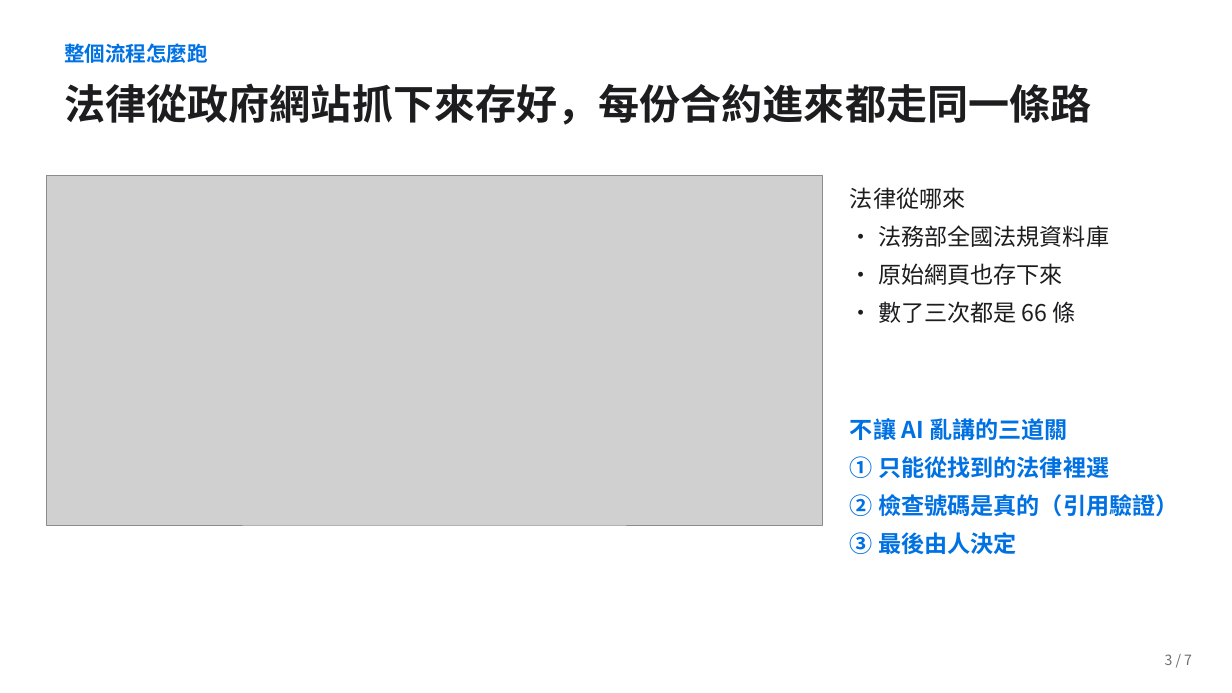
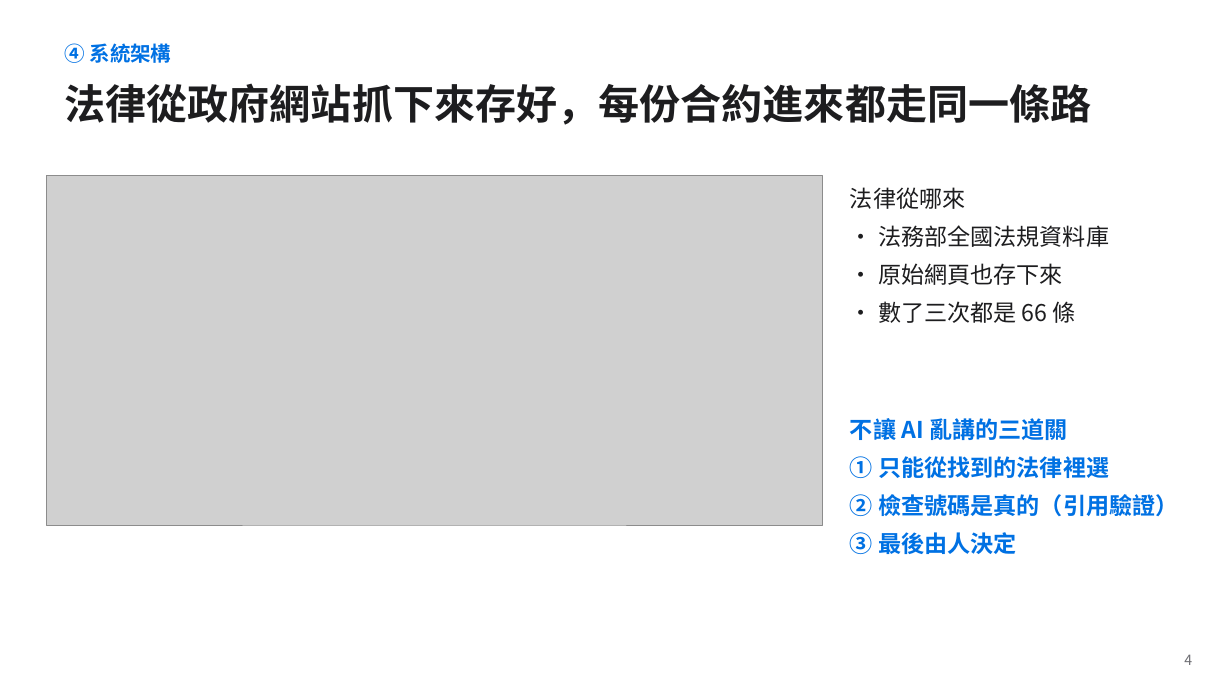
Before and after one commit to jaylooloomi/contract-check, a slide deck: slide 7 of docs/deck/合約外規檢查_簡報.pptx (slide 5 before the commit). Drawn at 1232x693 pixels with LibreOffice and Linux fonts; fonts in the diff are those of the drawing; grey boxes stand for pictures. Boxes give left, top, right and bottom in pixels: in the first picture for what was removed or moved away, otherwise in the second. Text is boxed around its words. In the diff, an @@ line names an element or a change of style, - is before the commit and + after.

```diff
--- a/docs/deck/合約外規檢查_簡報.pptx
+++ b/docs/deck/合約外規檢查_簡報.pptx
@@ text at bbox=[64, 43, 172, 63]: text changed @@
-整個流程怎麼跑
+④ 系統架構
@@ text at bbox=[1184, 654, 1192, 665]: text changed @@
-3 / 7
+4
```
Also in this commit, not shown: 8 other slides changed, 4 slides added, 1 slide removed, 20 other files.
